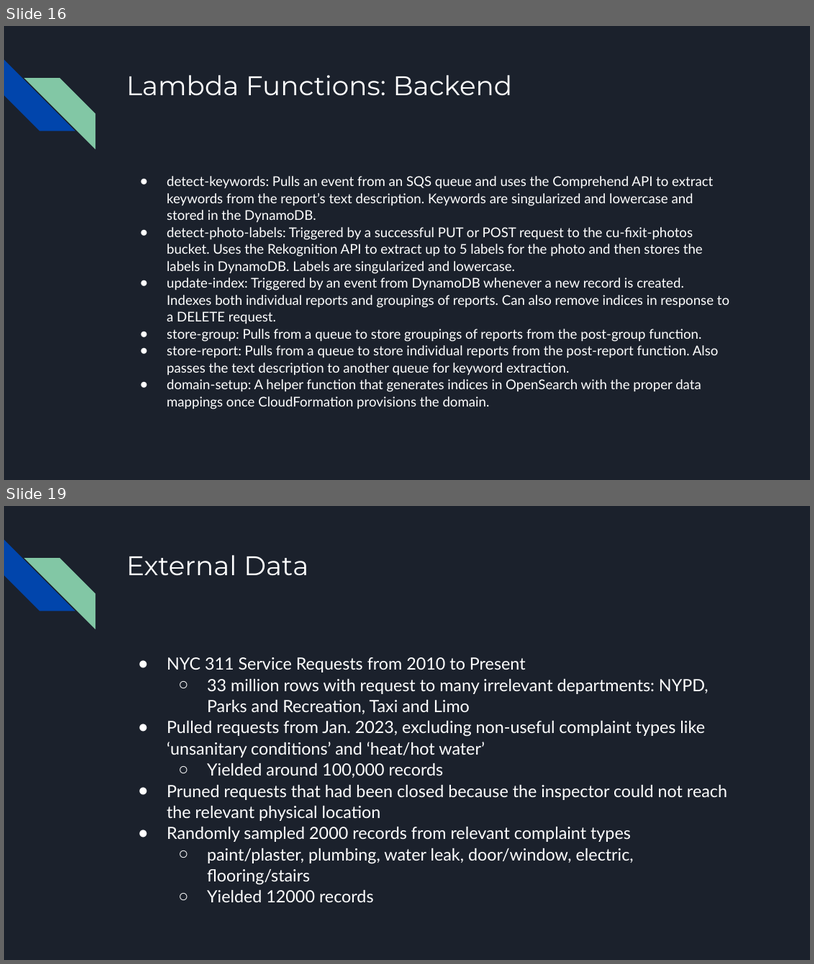
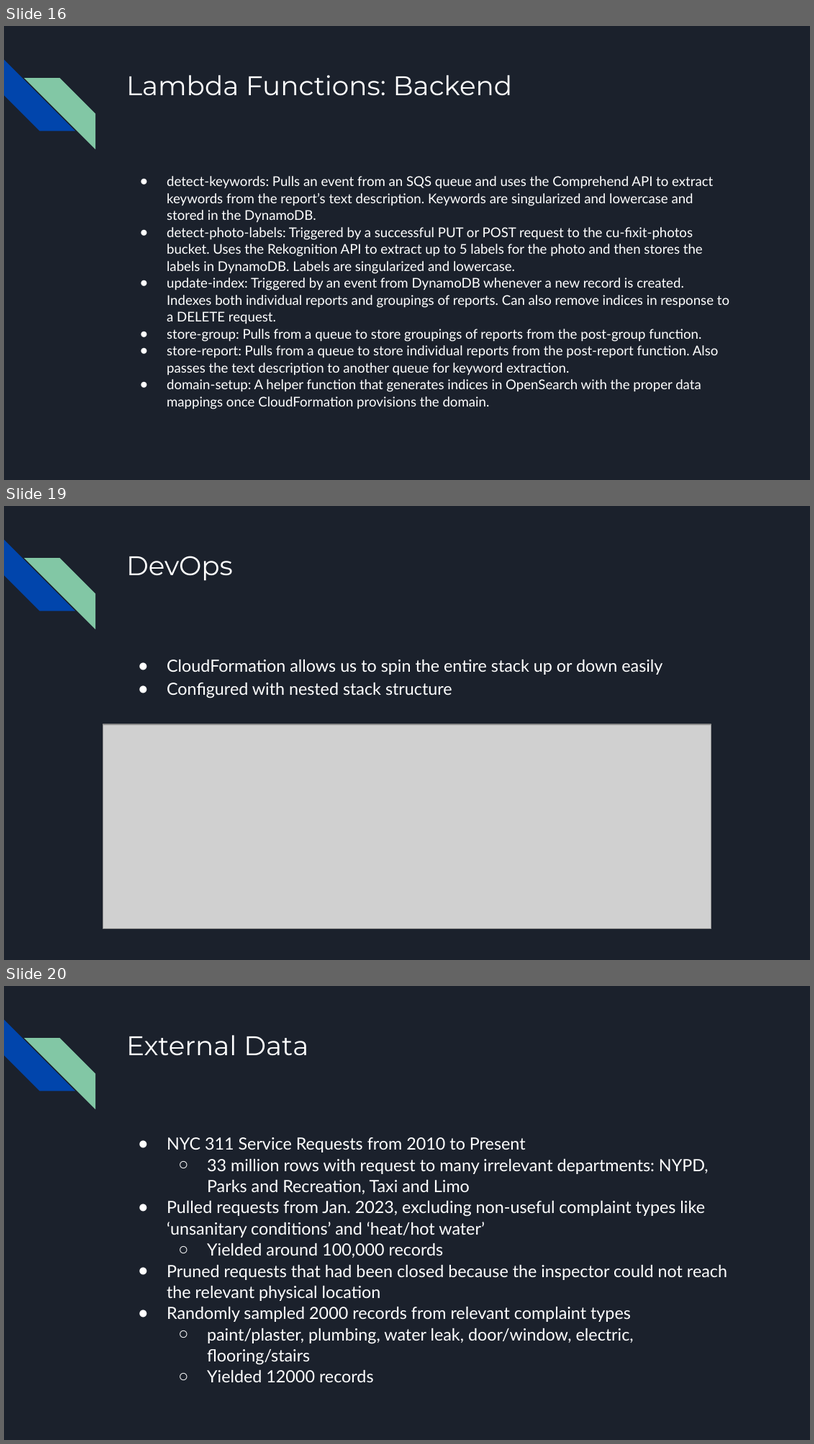
Before and after one commit to cufixit/other, a slide deck: Cloud Final Presentation.pptx. Shown one above the other, each under a label of ours: slides 16 and 19 before the commit, slides 16, 19 and 20 after it; the slides between them are not shown. The pictures are 814x964 and 814x1444 pixels, drawn with LibreOffice and Linux fonts; fonts in the diff are those of the drawing; grey boxes stand for pictures. Boxes give left, top, right and bottom in pixels: in the first picture for what was removed or moved away, otherwise in the second. Text is boxed around its words. In the diff, an @@ line names an element or a change of style, - is before the commit and + after.

```diff
--- a/Cloud Final Presentation.pptx
+++ b/Cloud Final Presentation.pptx
@@ slide 19 added at <box>4,506,810,960</box>, background #1B212C; not listed: 2 template elements that a slide beside it also shows @@
@@ title added at <box>126,556,233,581</box>, 24 pt, text #FFFFFF @@
+DevOps
@@ text added at <box>167,659,663,698</box>, 15 pt, text #FFFFFF @@
+● CloudFormation allows us to spin the entire stack up or down easily
+● Configured with nested stack structure
@@ picture added at <box>103,725,711,929</box> @@
@@ what was slide 19 is now slide 20 @@
```
Also in this commit, not shown: 2 slides changed, 1 other slide added, 1 slide removed.
